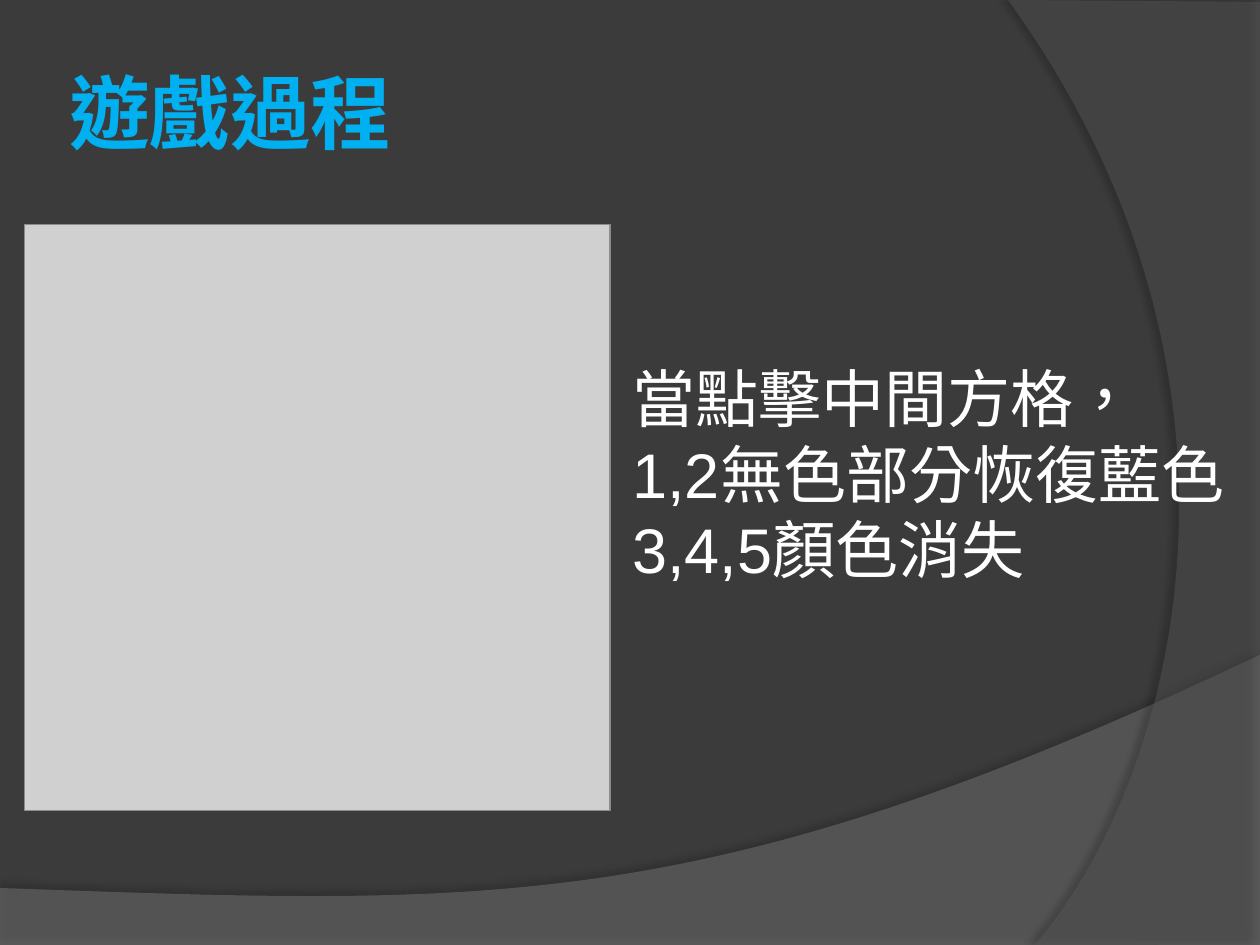
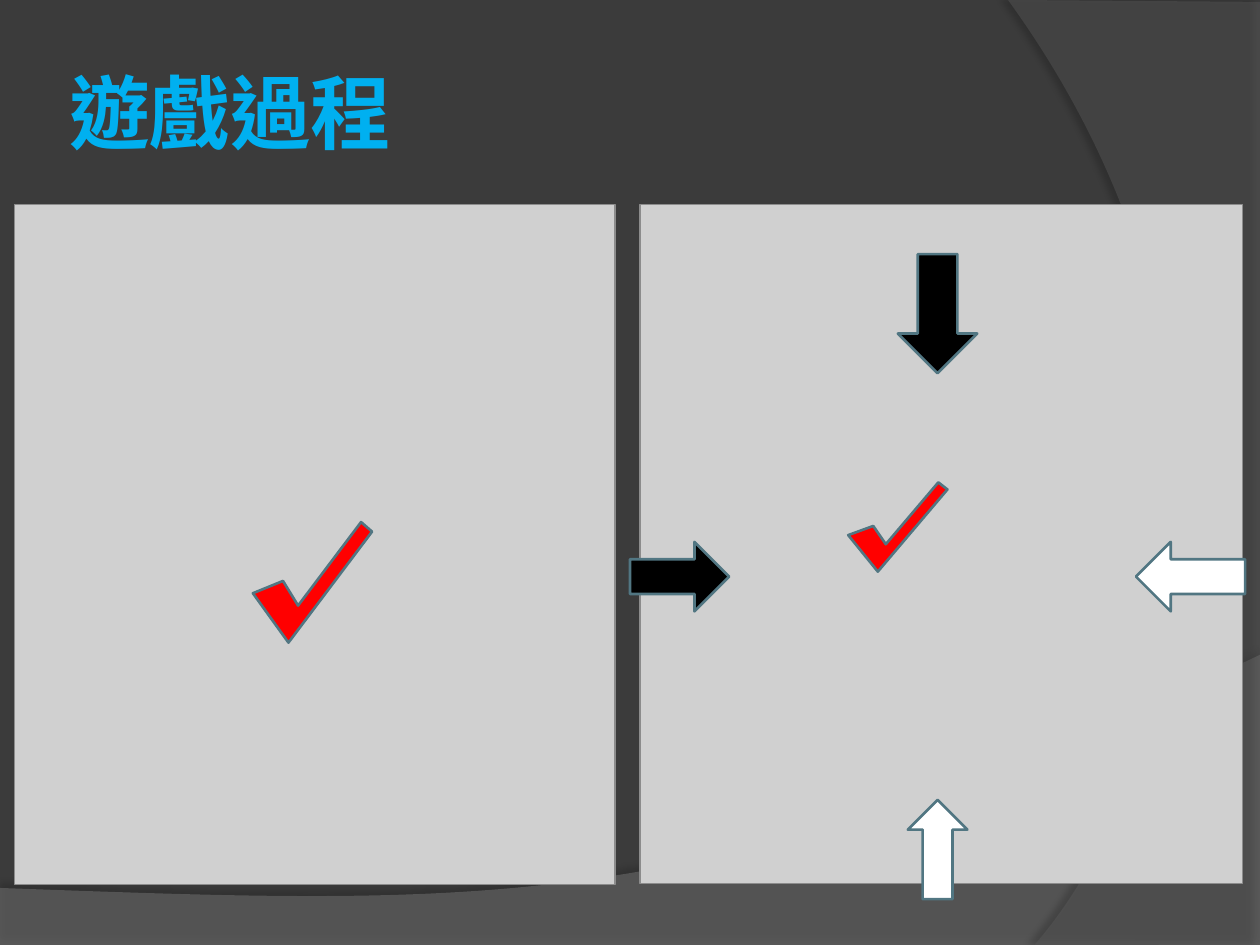
Before and after one commit to chu1015/-, a slide deck: slide 6 of Project/小專題報告.pptx. Drawn at 1260x945 pixels with LibreOffice and Linux fonts; fonts in the diff are those of the drawing; grey boxes stand for pictures. Boxes give left, top, right and bottom in pixels: in the first picture for what was removed or moved away, otherwise in the second. Text is boxed around its words. In the diff, an @@ line names an element or a change of style, - is before the commit and + after.

```diff
--- a/Project/小專題報告.pptx
+++ b/Project/小專題報告.pptx
@@ picture: place and size @@
-picture at bbox=[25, 224, 611, 810]
+picture at bbox=[15, 204, 615, 885]
@@ picture added at bbox=[640, 204, 1242, 883] @@
@@ down arrow added at bbox=[898, 255, 978, 373], fill #000000, outline #517682 1.5 pt @@
@@ text removed at bbox=[632, 369, 1224, 581] @@
-當點擊中間方格，
-1,2無色部分恢復藍色
-3,4,5顏色消失
@@ freeform shape added at bbox=[848, 483, 948, 572], fill #FF0000, outline #517682 1.5 pt @@
@@ freeform shape added at bbox=[253, 522, 373, 643], fill #FF0000, outline #517682 1.5 pt @@
@@ right arrow added at bbox=[630, 542, 730, 611], fill #000000, outline #517682 1.5 pt @@
@@ left arrow added at bbox=[1137, 542, 1246, 611], fill #FFFFFF, outline #517682 1.5 pt @@
@@ up arrow added at bbox=[907, 800, 966, 900], fill #FFFFFF, outline #517682 1.5 pt @@
```
Also in this commit, not shown: 5 other slides changed.
